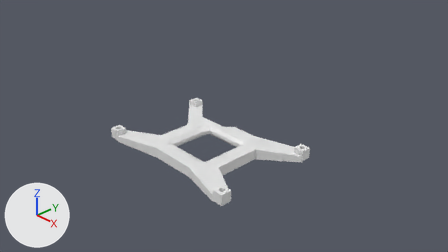
The Blender file lapsterbator_screen_brace.blend, before and after one commit.
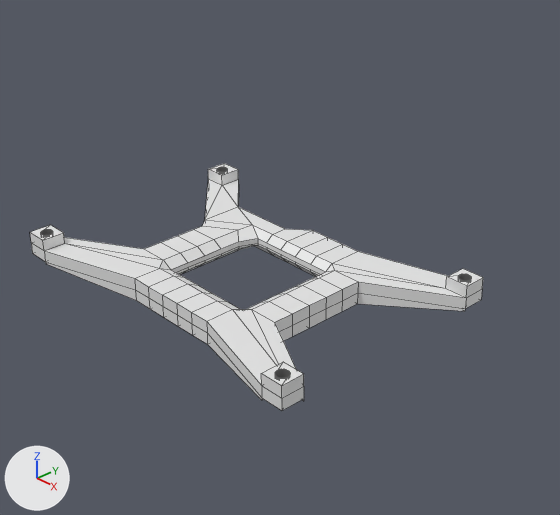
Each version is shown from the file's camera 'Camera', then close up on the part from 22% to 77% of the width and 10% to 100% of the height. The axes (+X, +Y, +Z) are drawn at lower left. The lights are the same throughout. The close-ups show mesh edges as thin lines.

Names of what the first close-up shows: 'brace'.
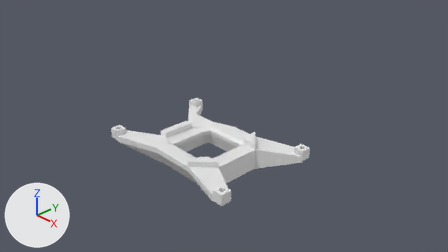
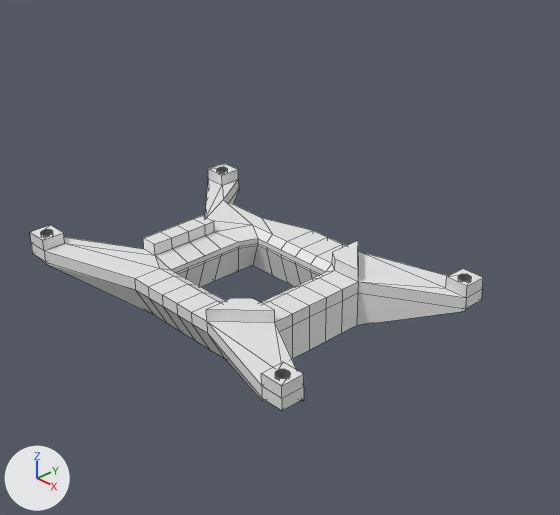
Patch to the scene script:
```diff
--- a/lapsterbator_screen_brace.blend.py
+++ b/lapsterbator_screen_brace.blend.py
@@ me_grid @@
 # used by ob_brace; location = (0.0, 0.0, 0.0)
-me_grid.from_pydata(...)  # 958 vertices, 718 faces; spans x -1.92..1.92, y -1.33..1.33, z -0.25..0.13
+me_grid.from_pydata(...)  # 976 vertices, 743 faces; spans x -1.92..1.92, y -1.33..1.33, z -0.5..0.13
+# me_grid part 1
+# 21 faces are deleted
+# 39 vertices in x -1.1..1.0, y -0.69..1.02, z -0.25 move by (0.0, 0.0, -0.25)
+# 6 vertices in x -0.56..0.56, y -1.0, z -0.25 move by (0.0, 0.2, -0.25)
+# 4 vertices in x -0.67, y -0.56..0.11, z 0.0 move by (-0.14, 0.0, 0.0)
+# 3 vertices in x -1.67..1.67, y -1.08..1.08, z -0.15 move by (0.0, 0.0, -0.06)
+# 8 vertices move from x -1.67..-0.33, y -1.08..0.83, z -0.25..0.0 to x -1.67..-0.71, y -1.08..0.83, z -0.5..0.0
+# 18 new vertices lie (0.0, 0.0, 0.12) away from vertices in x -1.0..1.0, y -1.0..1.02, z 0.0
+# 46 new faces join them
```

Where the change shows, as pixel boxes [x1, y1, x2, y2] in the close-ups (560 x 515 px):
part 1 of me_grid, built on: [45, 179, 466, 401] in both
